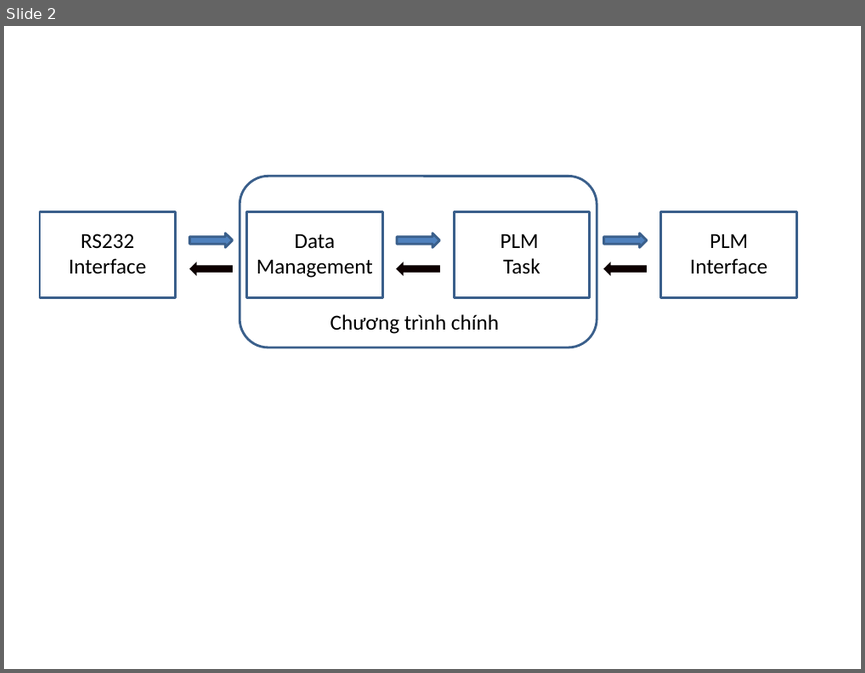
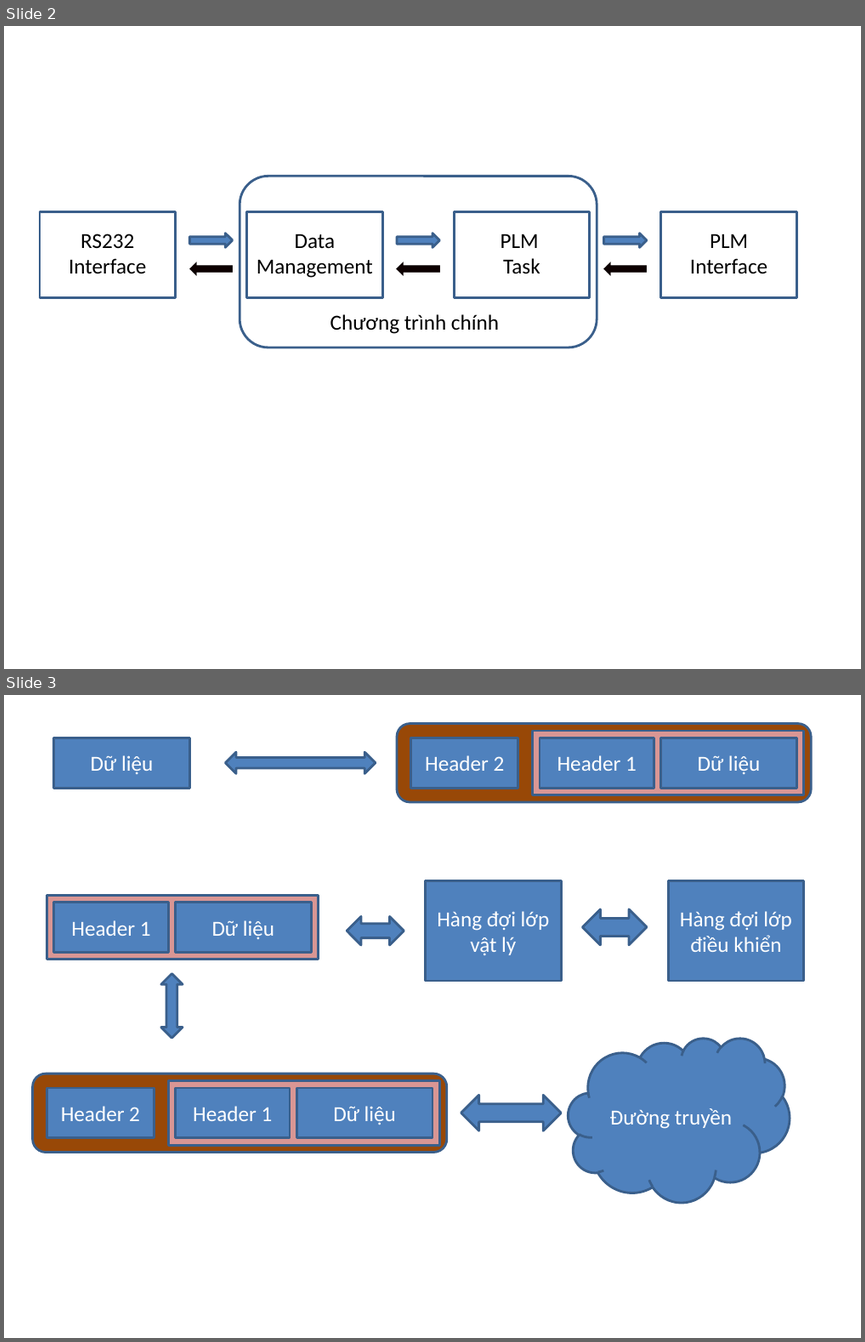
Before and after one commit to drmeo/plm0610, a slide deck: diagram.pptx. Shown one above the other, each under a label of ours: slide 2 before the commit, slides 2 and 3 after it. The pictures are 865x673 and 865x1342 pixels, drawn with LibreOffice and Linux fonts; fonts in the diff are those of the drawing. Boxes give left, top, right and bottom in pixels: in the first picture for what was removed or moved away, otherwise in the second. Text is boxed around its words. In the diff, an @@ line names an element or a change of style, - is before the commit and + after.

```diff
--- a/diagram.pptx
+++ b/diagram.pptx
@@ slide 3 added at (4,695,861,1338), background #FFFFFF @@
@@ rectangle added at (53,737,189,788), fill #4F81BD, outline #3A5F8C 2 pt, 18 pt, text #FFFFFF @@
+Dữ liệu
@@ rounded rectangle added at (397,723,811,802), fill #984807, outline #3A5F8C 2 pt @@
@@ rectangle added at (411,737,518,788), fill #4F81BD, outline #3A5F8C 2 pt, 18 pt, text #FFFFFF @@
+Header 2
@@ rectangle added at (533,731,804,795), fill #D99694, outline #3A5F8C 2 pt @@
@@ rectangle added at (540,737,653,788), fill #4F81BD, outline #3A5F8C 2 pt, 18 pt, text #FFFFFF @@
+Header 1
@@ rectangle added at (661,737,796,788), fill #4F81BD, outline #3A5F8C 2 pt, 18 pt, text #FFFFFF @@
+Dữ liệu
@@ left right arrow added at (225,753,375,774), fill #4F81BD, outline #3A5F8C 2 pt @@
@@ rectangle added at (46,895,318,959), fill #D99694, outline #3A5F8C 2 pt @@
@@ rectangle added at (426,881,561,981), fill #4F81BD, outline #3A5F8C 2 pt, 18 pt, text #FFFFFF @@
+Hàng đợi lớp vật lý
@@ rectangle added at (668,881,803,981), fill #4F81BD, outline #3A5F8C 2 pt, 18 pt, text #FFFFFF @@
+Hàng đợi lớp điều khiển
@@ rectangle added at (53,902,168,952), fill #4F81BD, outline #3A5F8C 2 pt, 18 pt, text #FFFFFF @@
+Header 1
@@ rectangle added at (176,902,311,952), fill #4F81BD, outline #3A5F8C 2 pt, 18 pt, text #FFFFFF @@
+Dữ liệu
@@ left right arrow added at (347,916,404,944), fill #4F81BD, outline #3A5F8C 2 pt @@
@@ left right arrow added at (582,909,647,945), fill #4F81BD, outline #3A5F8C 2 pt @@
@@ up down arrow added at (160,974,182,1038), fill #4F81BD, outline #3A5F8C 2 pt @@
@@ cloud added at (568,1038,789,1202), fill #4F81BD, outline #3A5F8C 2 pt, 18 pt, text #FFFFFF @@
+Đường truyền
@@ rounded rectangle added at (32,1074,446,1152), fill #984807, outline #3A5F8C 2 pt @@
@@ rectangle added at (46,1088,154,1137), fill #4F81BD, outline #3A5F8C 2 pt, 18 pt, text #FFFFFF @@
+Header 2
@@ rectangle added at (169,1081,440,1145), fill #D99694, outline #3A5F8C 2 pt @@
@@ rectangle added at (176,1088,290,1137), fill #4F81BD, outline #3A5F8C 2 pt, 18 pt, text #FFFFFF @@
+Header 1
@@ rectangle added at (297,1088,432,1137), fill #4F81BD, outline #3A5F8C 2 pt, 18 pt, text #FFFFFF @@
+Dữ liệu
@@ left right arrow added at (460,1095,561,1131), fill #4F81BD, outline #3A5F8C 2 pt @@
```
Also in this commit, not shown: 21 other files.
